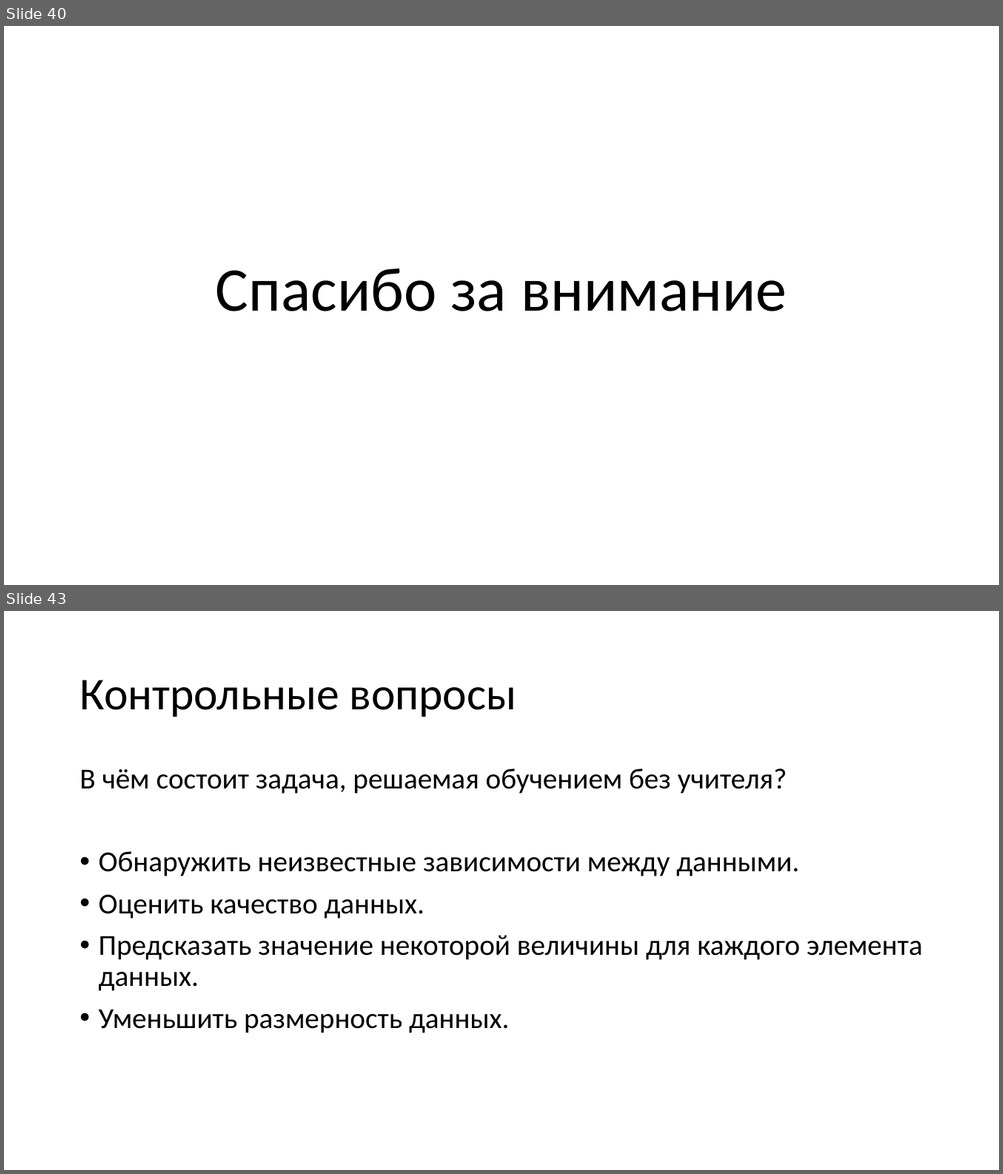
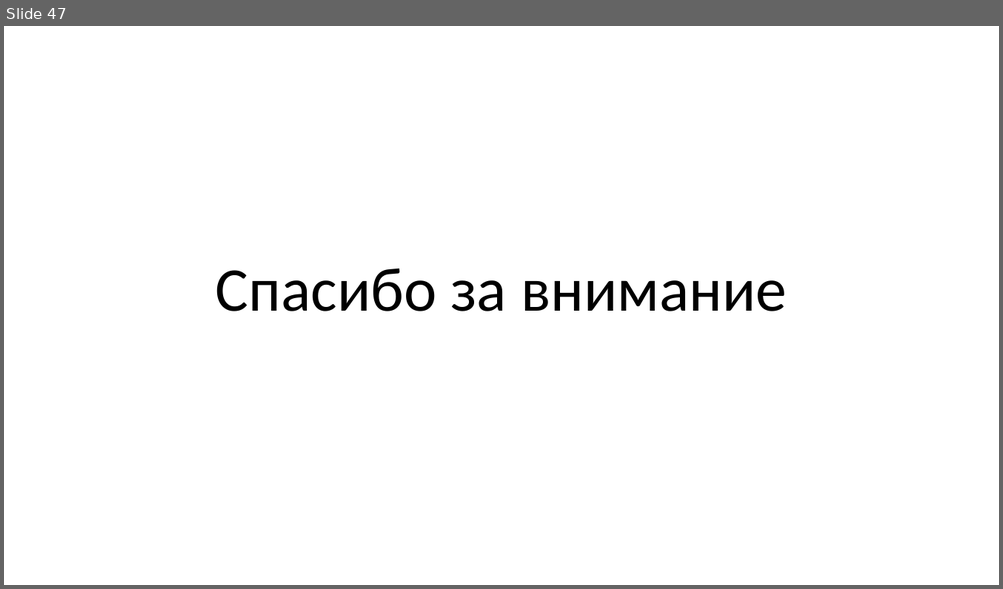
Before and after one commit to mosalov/AI_main_lectures, a slide deck: Лекция 3 07_10_2020.pptx. Shown one above the other, each under a label of ours: slides 40 and 43 before the commit, slide 47 after it; the slides between them are not shown. The pictures are 1003x1174 and 1003x589 pixels, drawn with LibreOffice and Linux fonts; fonts in the diff are those of the drawing. Boxes give left, top, right and bottom in pixels: in the first picture for what was removed or moved away, otherwise in the second. Text is boxed around its words. In the diff, an @@ line names an element or a change of style, - is before the commit and + after.

```diff
--- a/Лекция 3 07_10_2020.pptx
+++ b/Лекция 3 07_10_2020.pptx
@@ slide 43 removed at <box>4,611,999,1170</box>, background #FFFFFF @@
@@ title removed at <box>79,680,517,717</box> @@
-Контрольные вопросы
@@ text removed at <box>79,769,922,1034</box> @@
-В чём состоит задача, решаемая обучением без учителя?
-• Обнаружить неизвестные зависимости между данными.
-• Оценить качество данных.
-• Предсказать значение некоторой величины для каждого элемента данных.
-• Уменьшить размерность данных.
@@ what was slide 40 is now slide 47 @@
```
Also in this commit, not shown: 13 slides changed, 16 slides added, 8 other slides removed, 3 other files.
